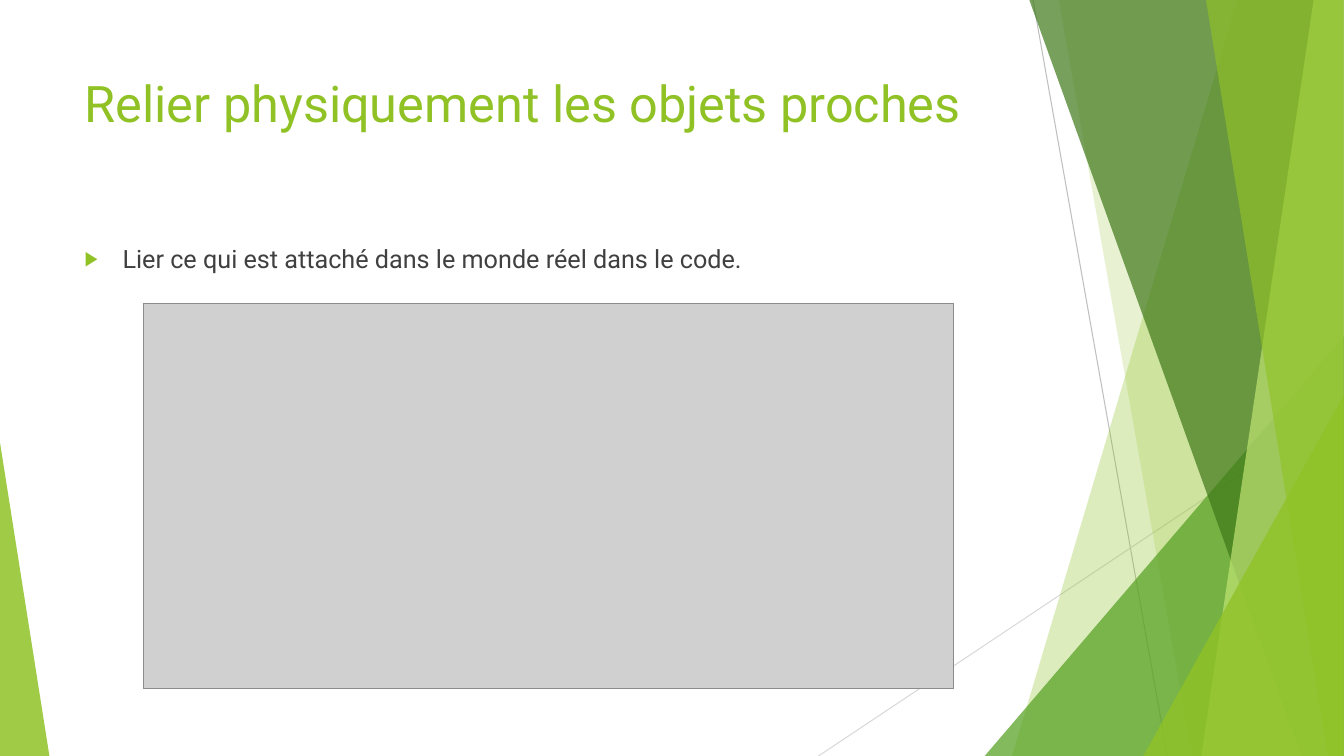
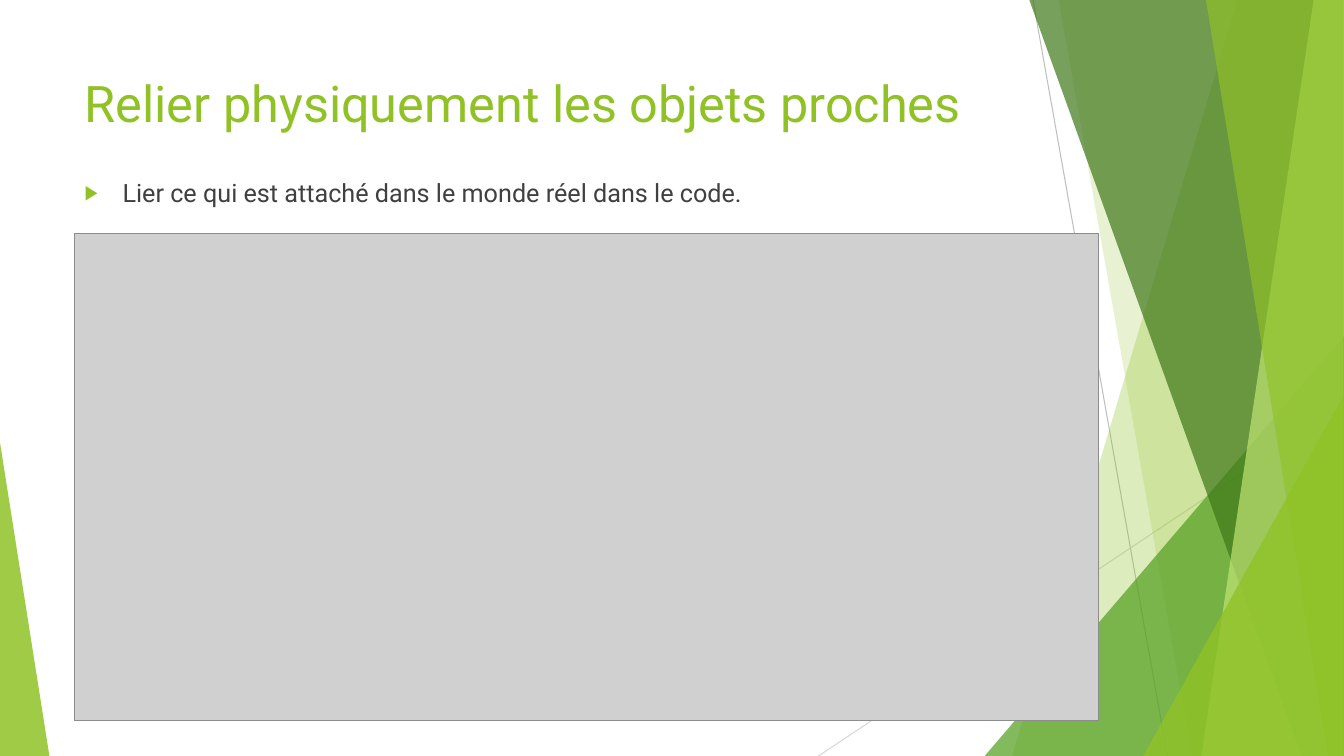
Before and after one commit to worming004/SimpleIsNotEasy, a slide deck: slide 20 of PPT/Easy != Simple.pptx. Drawn at 1344x756 pixels with LibreOffice and Linux fonts; fonts in the diff are those of the drawing; grey boxes stand for pictures. Boxes give left, top, right and bottom in pixels: in the first picture for what was removed or moved away, otherwise in the second. Text is boxed around its words. In the diff, an @@ line names an element or a change of style, - is before the commit and + after.

```diff
--- a/PPT/Easy != Simple.pptx
+++ b/PPT/Easy != Simple.pptx
@@ text "Lier ce qui est attaché ...": place and size @@
-text "Lier ce qui est attaché ..." at <box>123,249,742,273</box>
+text "Lier ce qui est attaché ..." at <box>123,183,742,207</box>
@@ picture: place and size @@
-picture at <box>143,303,954,689</box>
+picture at <box>75,234,1098,721</box>
```
Also in this commit, not shown: 14 other slides changed.
